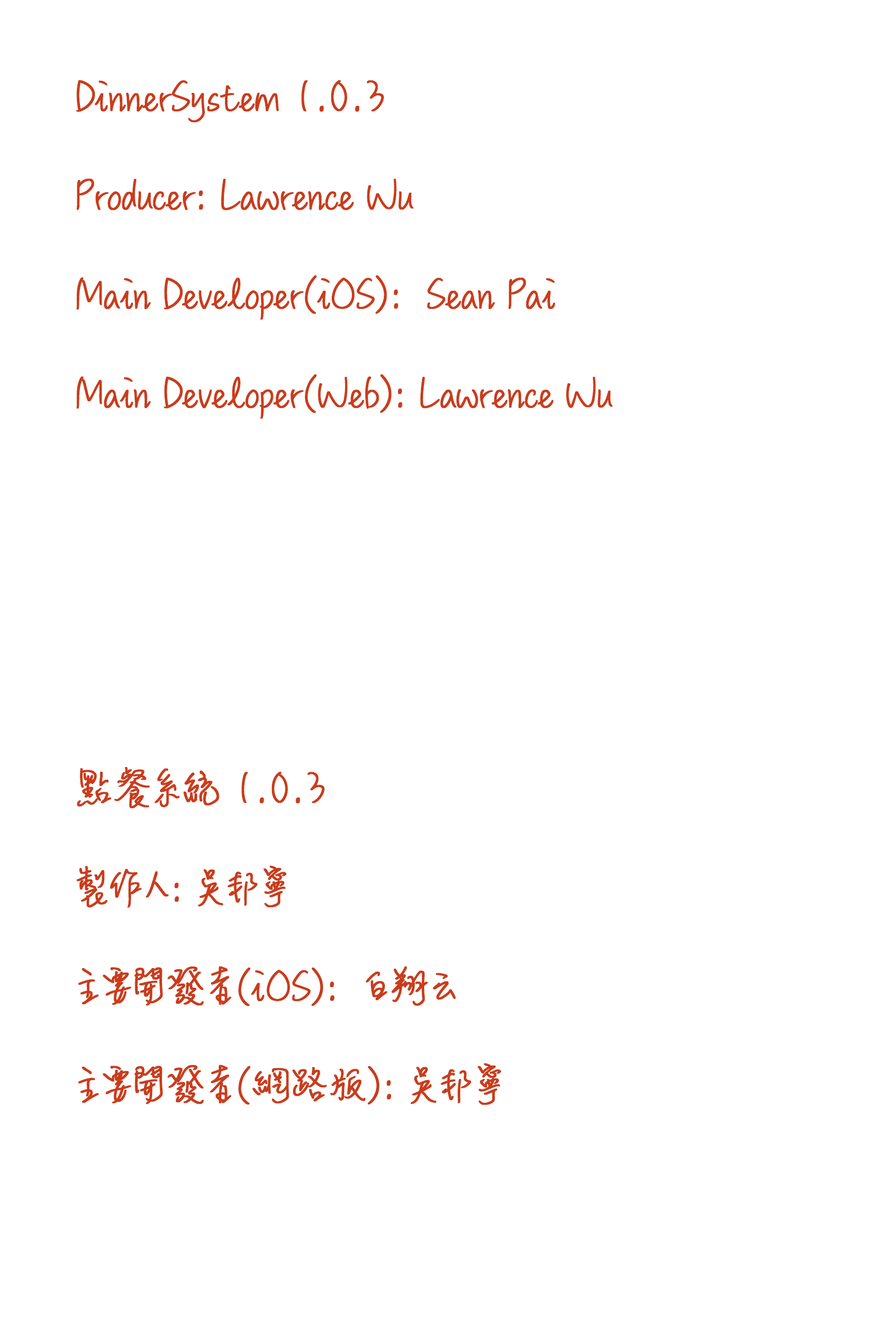
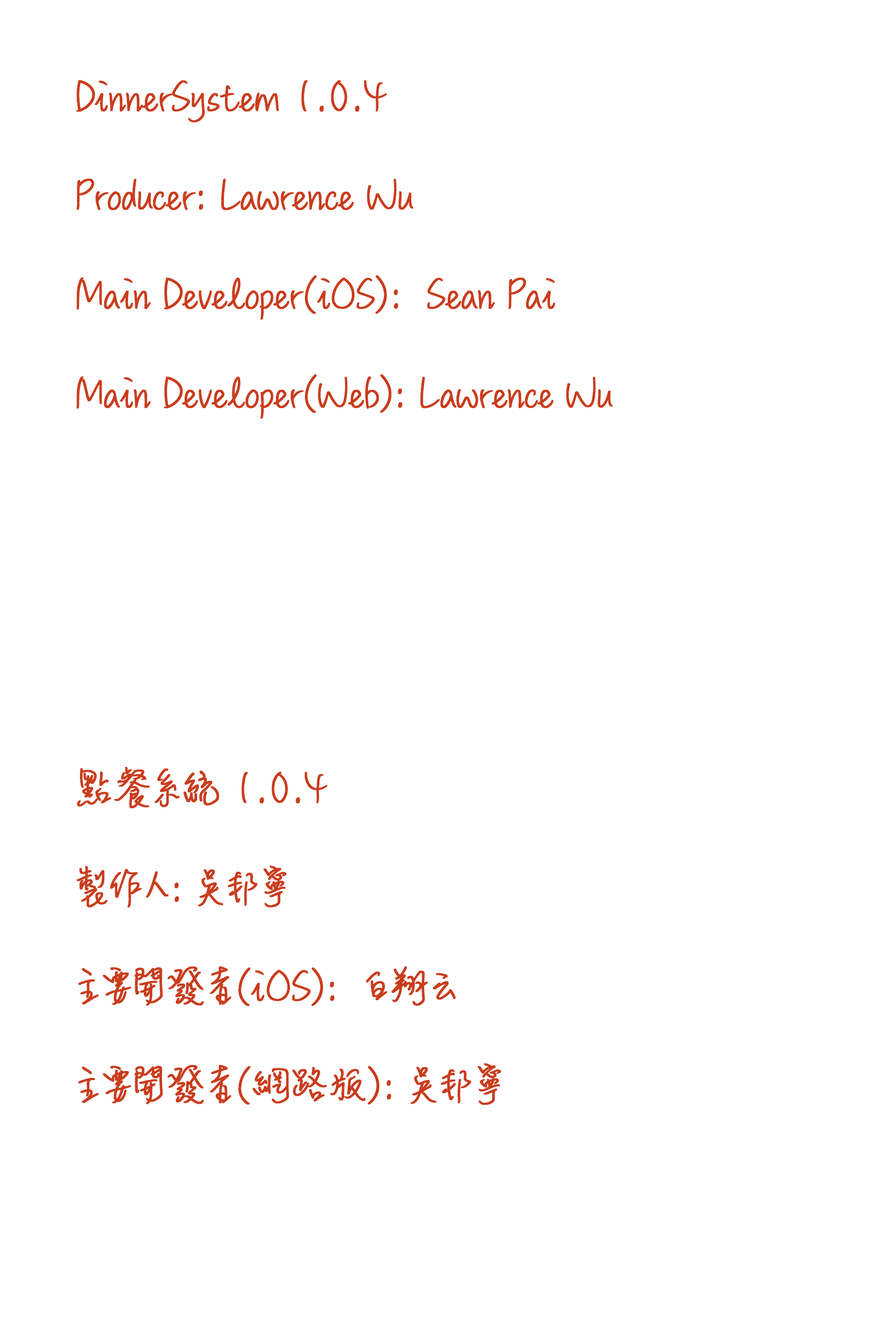
Before/after of a 890 × 1339 layered artwork. What changed in the layer stack:
renamed "DinnerSystem 1.0.3 Producer: Lawrence Wu Main Developer(iOS):" to "DinnerSystem 1.0.4 Producer: Lawrence Wu Main Developer(iOS):", painted on it over [304, 79, 387, 804]
